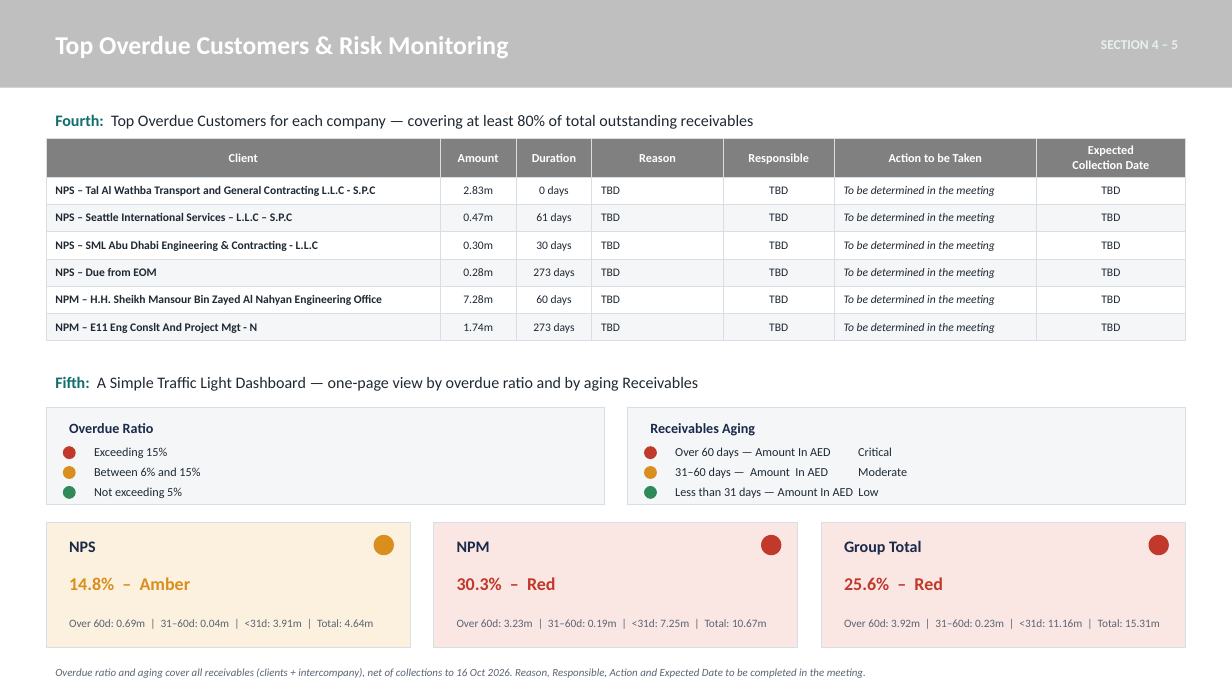
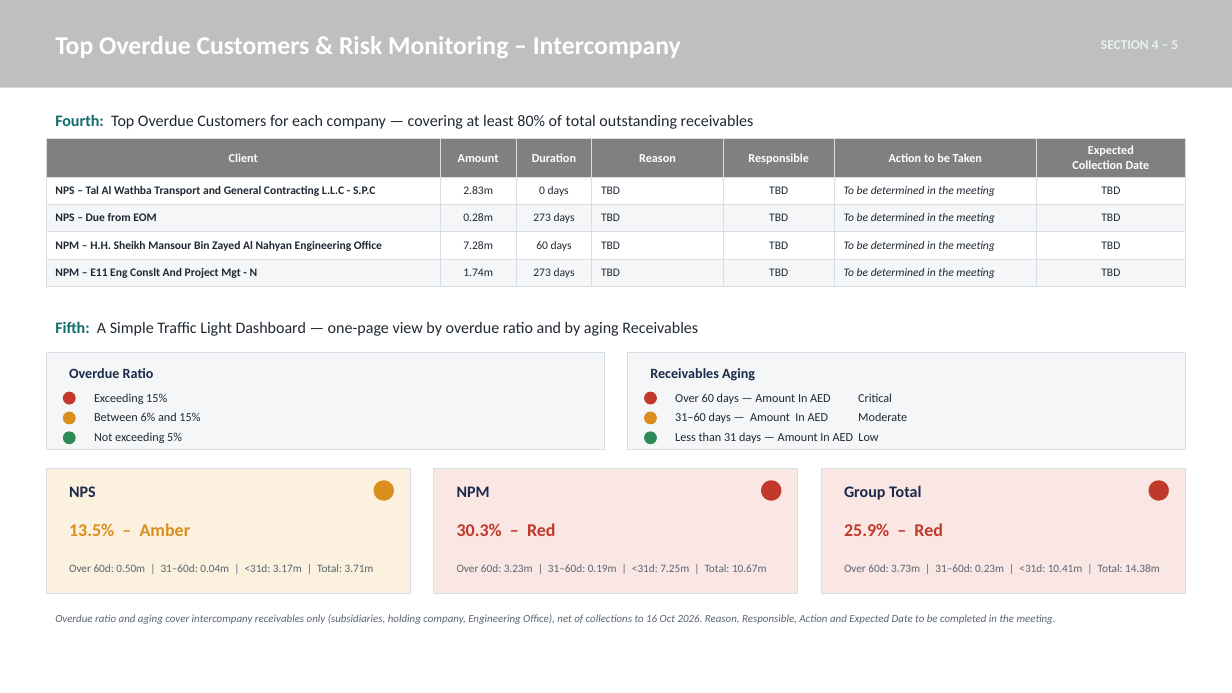
Before and after one commit to khairy147-png/nps-budget, a slide deck: slide 5 of Receivables_Collection_English_V4_filled.pptx (slide 3 before the commit). Drawn at 1232x693 pixels with LibreOffice and Linux fonts; fonts in the diff are those of the drawing. Boxes give left, top, right and bottom in pixels: in the first picture for what was removed or moved away, otherwise in the second. Text is boxed around its words. In the diff, an @@ line names an element or a change of style, - is before the commit and + after.

```diff
--- a/Receivables_Collection_English_V4_filled.pptx
+++ b/Receivables_Collection_English_V4_filled.pptx
@@ text at (55, 36, 681, 58): text changed @@
-Top Overdue Customers & Risk Monitoring
+Top Overdue Customers & Risk Monitoring – Intercompany
@@ table at (46, 139, 1186, 282) @@
-row 3: NPS – Seattle International Services – L.L.C – S.P.C | 0.47m | 61 days | TBD | TBD | To be determined in the meeting | TBD
-row 4: NPS – SML Abu Dhabi Engineering & Contracting - L.L.C | 0.30m | 30 days | TBD | TBD | To be determined in the meeting | TBD
@@ 14 texts, 9 ellipses, 5 rectangles: place and size @@
-14 texts, 9 ellipses, 5 rectangles at (46, 376, 1186, 648)
+14 texts, 9 ellipses, 5 rectangles at (46, 321, 1186, 593)
@@ text at (69, 523, 191, 536): text changed @@
-14.8% – Amber
+13.5% – Amber
@@ text at (844, 523, 943, 536): text changed @@
-25.6% – Red
+25.9% – Red
@@ text at (69, 564, 374, 572): text changed @@
-Over 60d: 0.69m | 31–60d: 0.04m | <31d: 3.91m | Total: 4.64m
+Over 60d: 0.50m | 31–60d: 0.04m | <31d: 3.17m | Total: 3.71m
@@ text at (844, 564, 1160, 572): text changed @@
-Over 60d: 3.92m | 31–60d: 0.23m | <31d: 11.16m | Total: 15.31m
+Over 60d: 3.73m | 31–60d: 0.23m | <31d: 10.41m | Total: 14.38m
@@ text at (55, 614, 1056, 624): text changed @@
-Overdue ratio and aging cover all receivables (clients + intercompany), net of collections to 16 Oct 2026. Reason, Responsible, Action and Expected Date to be completed in the meeting.
+Overdue ratio and aging cover intercompany receivables only (subsidiaries, holding company, Engineering Office), net of collections to 16 Oct 2026. Reason, Responsible, Action and Expected Date to be completed in the meeting.
```
Also in this commit, not shown: 1 other slide changed, 2 slides added, 1 other file.
